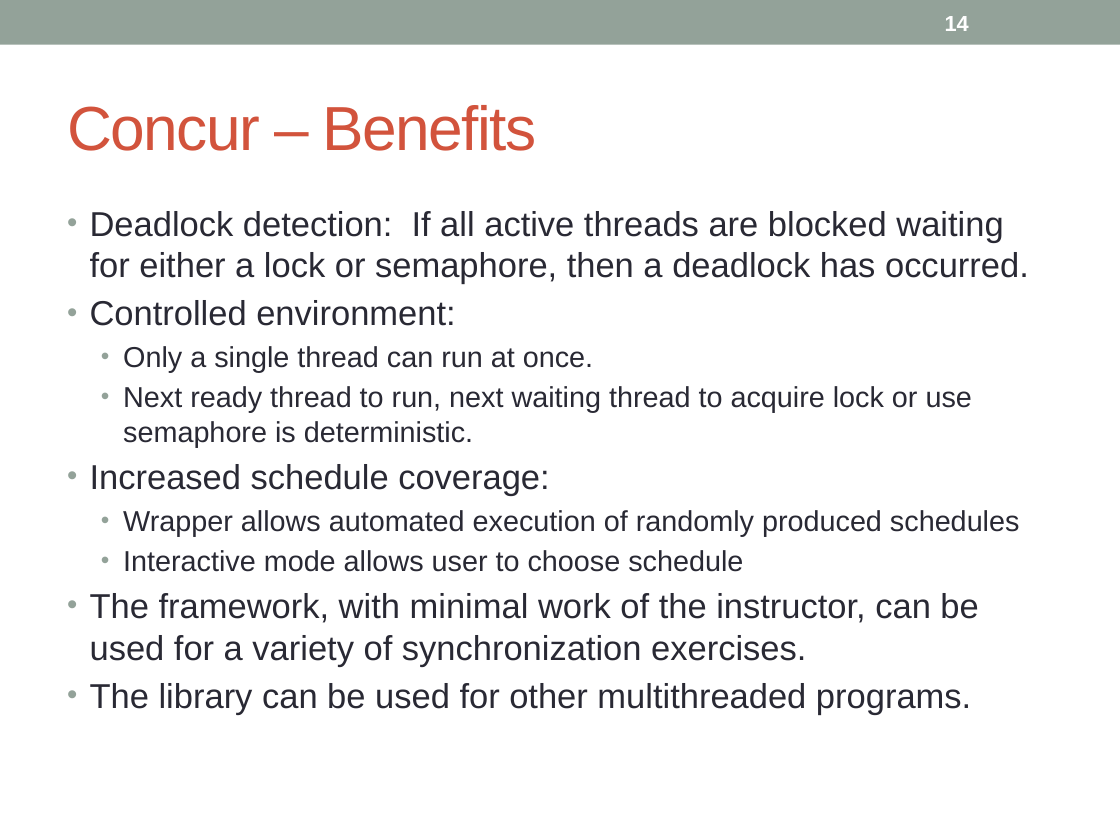
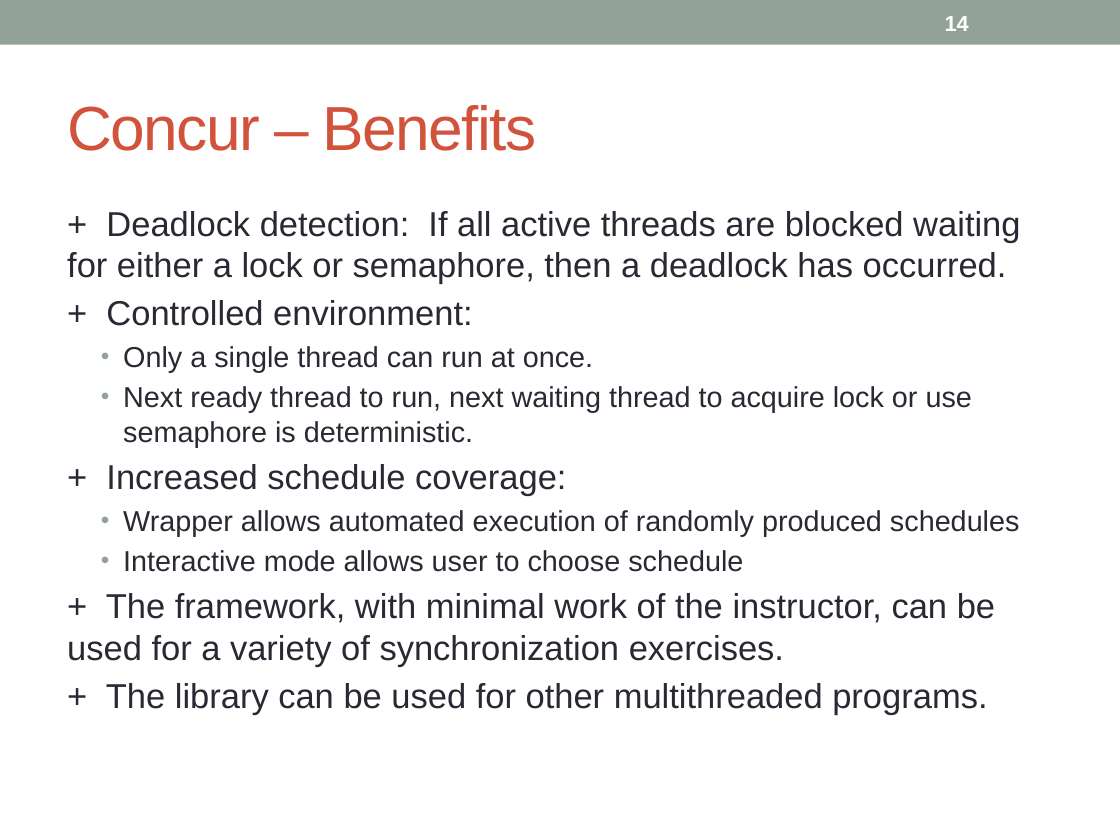
Before and after one commit to concurTestFramework/concurTestFramework, a slide deck: slide 14 of Documents/Concur_Presentation.pptx. Drawn at 1120x840 pixels with LibreOffice and Linux fonts; fonts in the diff are those of the drawing. Boxes give left, top, right and bottom in pixels: in the first picture for what was removed or moved away, otherwise in the second. Text is boxed around its words. In the diff, an @@ line names an element or a change of style, - is before the commit and + after.

```diff
--- a/Documents/Concur_Presentation.pptx
+++ b/Documents/Concur_Presentation.pptx
@@ text at [67,211,1020,326]: text changed @@
-• Deadlock detection: If all active threads are blocked waiting for either a lock or semaphore, then a deadlock has occurred.
-• Controlled environment:
++ Deadlock detection: If all active threads are blocked waiting for either a lock or semaphore, then a deadlock has occurred.
++ Controlled environment:
@@ text at [106,464,566,496]: text changed @@
-• Increased schedule coverage:
++ Increased schedule coverage:
@@ text at [67,593,995,715]: text changed @@
-• The framework, with minimal work of the instructor, can be used for a variety of synchronization exercises.
-• The library can be used for other multithreaded programs.
++ The framework, with minimal work of the instructor, can be used for a variety of synchronization exercises.
++ The library can be used for other multithreaded programs.
```
Also in this commit, not shown: 1 other slide changed.
